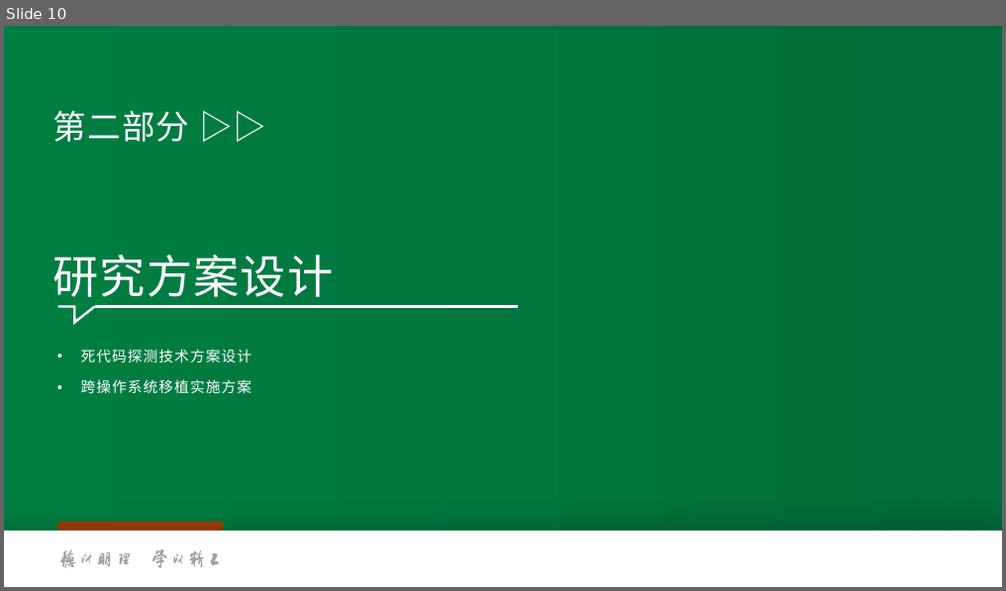
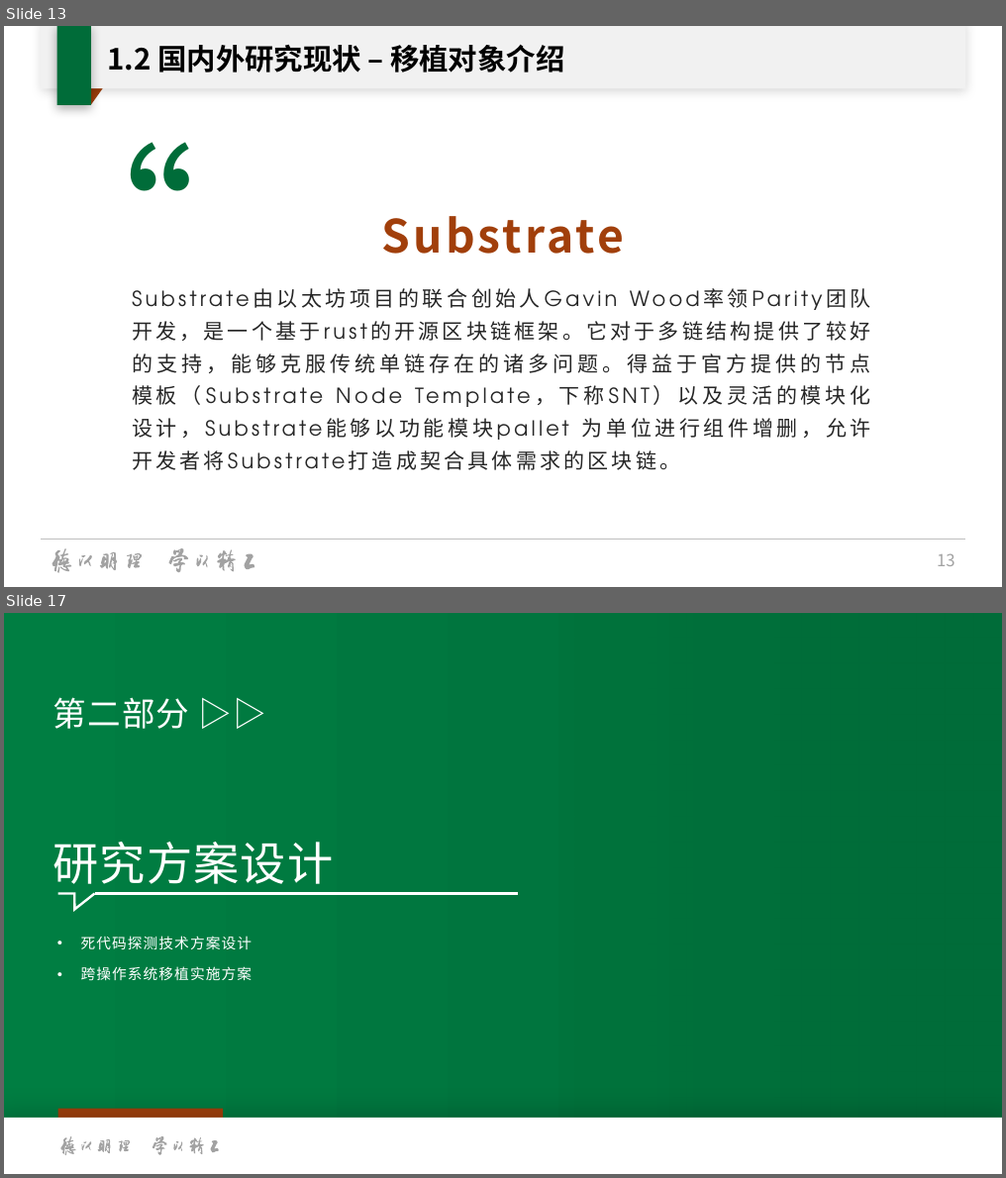
Before and after one commit to oscourse-tsinghua/openingreport-fze2023, a slide deck: slide.pptx. Shown one above the other, each under a label of ours: slide 10 before the commit, slides 13 and 17 after it; the slides between them are not shown. The pictures are 1006x591 and 1006x1178 pixels, drawn with LibreOffice and Linux fonts; fonts in the diff are those of the drawing; background and template pictures are left out. Boxes give left, top, right and bottom in pixels: in the first picture for what was removed or moved away, otherwise in the second. Text is boxed around its words. In the diff, an @@ line names an element or a change of style, - is before the commit and + after.

```diff
--- a/slide.pptx
+++ b/slide.pptx
@@ slide 13 added at [4,26,1002,587], background #FFFFFF @@
@@ rectangle added at [40,26,965,89], fill #FFFFFF @@
@@ rectangle added at [40,26,965,88], fill #A2A2A2 at 15% opacity @@
@@ rectangle added at [57,26,91,105], fill #006C39 @@
@@ title added at [108,45,564,73], 28 pt, text #000000, bold @@
+1.2 国内外研究现状 – 移植对象介绍
@@ parallelogram added at [57,66,119,105], fill #A13F0B @@
@@ text added at [24,116,227,325], 166 pt, text #006C39 @@
+“
@@ rectangle added at [89,132,918,488], outline #006C39 2.5 pt @@
@@ text added at [382,216,625,254], 44 pt, text #A13F0B, bold @@
+Substrate
@@ text added at [132,321,871,471], 20 pt, text #262626 @@
+Substrate由以太坊项目的联合创始人Gavin Wood率领Parity团队开发，是一个基于rust的开源区块链框架。它对于多链结构提供了较好的支持，能够克服传统单链存在的诸多问题。得益于官方提供的节点模板（Substrate Node Template，下称SNT）以及灵活的模块化设计，Substrate能够以功能模块pallet 为单位进行组件增删，允许开发者将Substrate打造成契合具体需求的区块链。
@@ line added from (40, 539) to (966, 539), #BFBFBF 0.5 pt @@
@@ group added at [52,549,255,573]: 16 freeform shapes @@
@@ page number added at [937,554,955,567], 16 pt, text #A2A2A2 @@
+13
@@ what was slide 10 is now slide 17 @@
```
Also in this commit, not shown: 2 slides changed, 6 other slides added, 1 other file.
